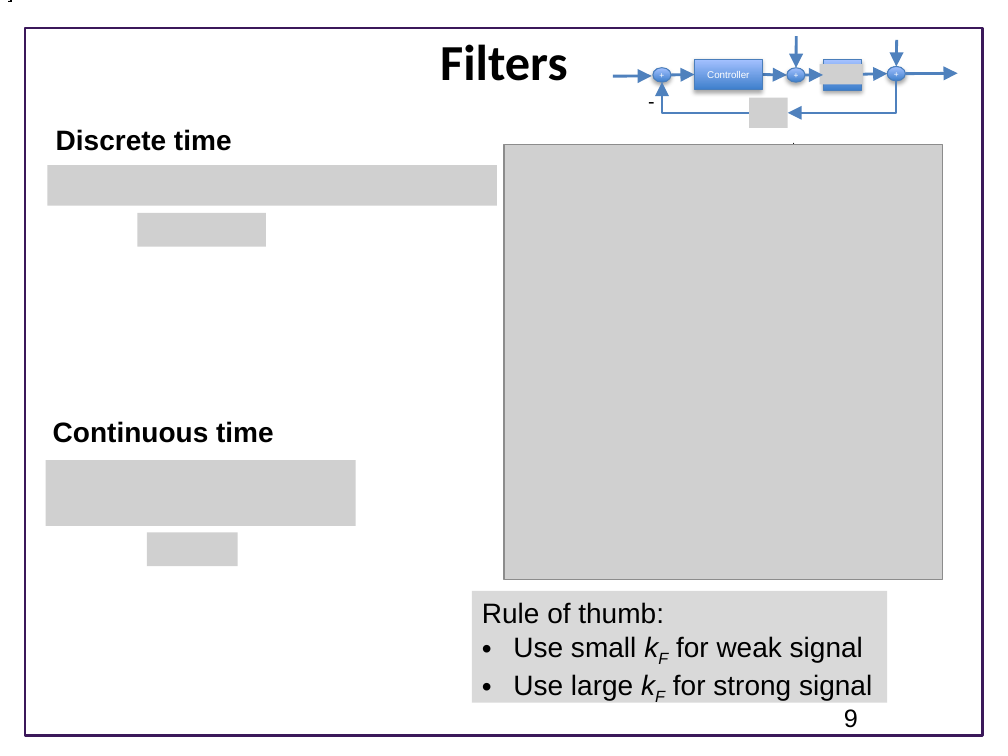
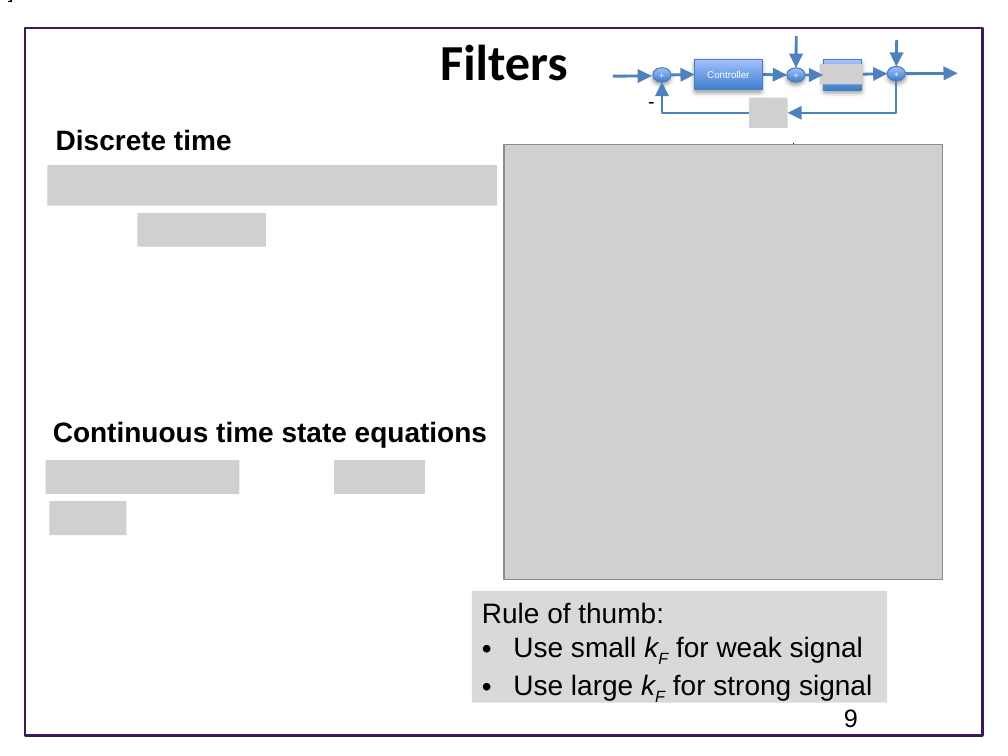
Before and after one commit to joseph-hellerstein/advanced-controls-lectures, a slide deck: slide 9 of classes/winter_2023/lectures/lecture_02-elements-of-closed-loop-systems/elements_of_closed_loop_systems.pptx. Drawn at 1008x756 pixels with LibreOffice and Linux fonts; fonts in the diff are those of the drawing; grey boxes stand for pictures; background and template pictures are left out. Boxes give left, top, right and bottom in pixels: in the first picture for what was removed or moved away, otherwise in the second. Text is boxed around its words. In the diff, an @@ line names an element or a change of style, - is before the commit and + after.

```diff
--- a/classes/winter_2023/lectures/lecture_02-elements-of-closed-loop-systems/elements_of_closed_loop_systems.pptx
+++ b/classes/winter_2023/lectures/lecture_02-elements-of-closed-loop-systems/elements_of_closed_loop_systems.pptx
@@ text at (x1=53, y1=421, x2=487, y2=447): text changed @@
-Continuous time
+Continuous time state equations
@@ picture resized from (x1=45, y1=461, x2=355, y2=526) to (x1=45, y1=461, x2=239, y2=495) @@
@@ picture added at (x1=334, y1=461, x2=424, y2=495) @@
@@ picture added at (x1=49, y1=501, x2=126, y2=535) @@
@@ picture removed at (x1=147, y1=532, x2=238, y2=566) @@
```
Also in this commit, not shown: 5 other files.
